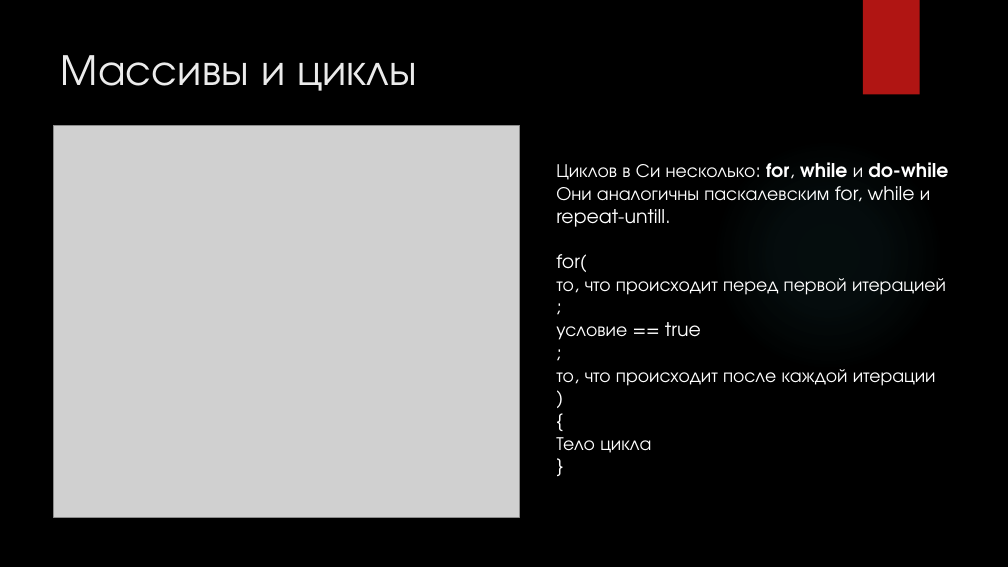
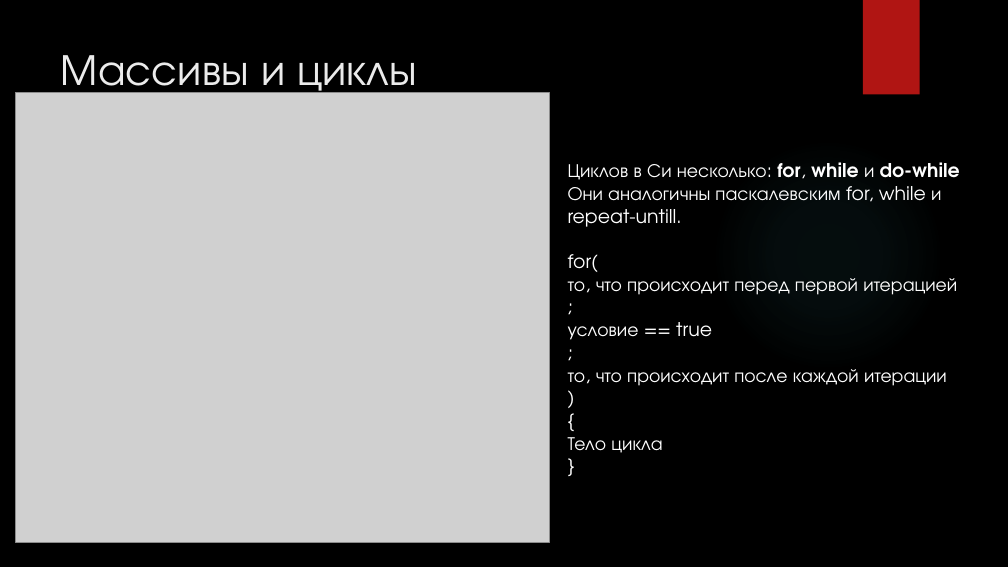
Before and after one commit to cansat-rsce/Organisation, a slide deck: slide 20 of лекции/Лекция2. Программирование на языке С (продолжение).pptx (slide 15 before the commit). Drawn at 1008x567 pixels with LibreOffice and Linux fonts; fonts in the diff are those of the drawing; grey boxes stand for pictures; background and template pictures are left out. Boxes give left, top, right and bottom in pixels: in the first picture for what was removed or moved away, otherwise in the second. Text is boxed around its words. In the diff, an @@ line names an element or a change of style, - is before the commit and + after.

```diff
--- a/лекции/Лекция2. Программирование на языке С (продолжение).pptx
+++ b/лекции/Лекция2. Программирование на языке С (продолжение).pptx
@@ picture: place and size @@
-picture at [54, 125, 520, 516]
+picture at [15, 93, 550, 543]
@@ text "Циклов в Си несколько: for, ...": place and size @@
-text "Циклов в Си несколько: for, ..." at [556, 162, 948, 453]
+text "Циклов в Си несколько: for, ..." at [568, 162, 960, 453]
```
Also in this commit, not shown: 11 other slides changed, 28 slides added, 1 other file.
